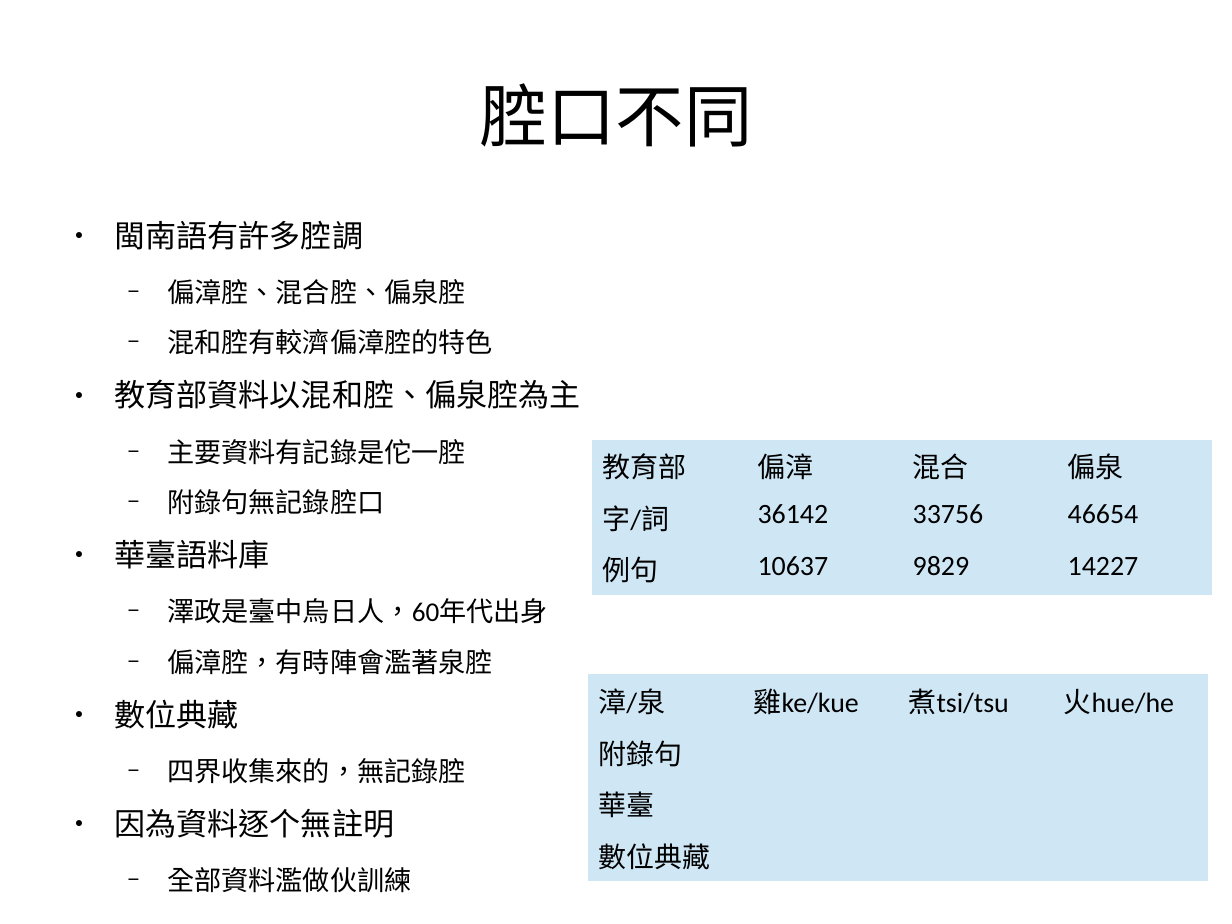
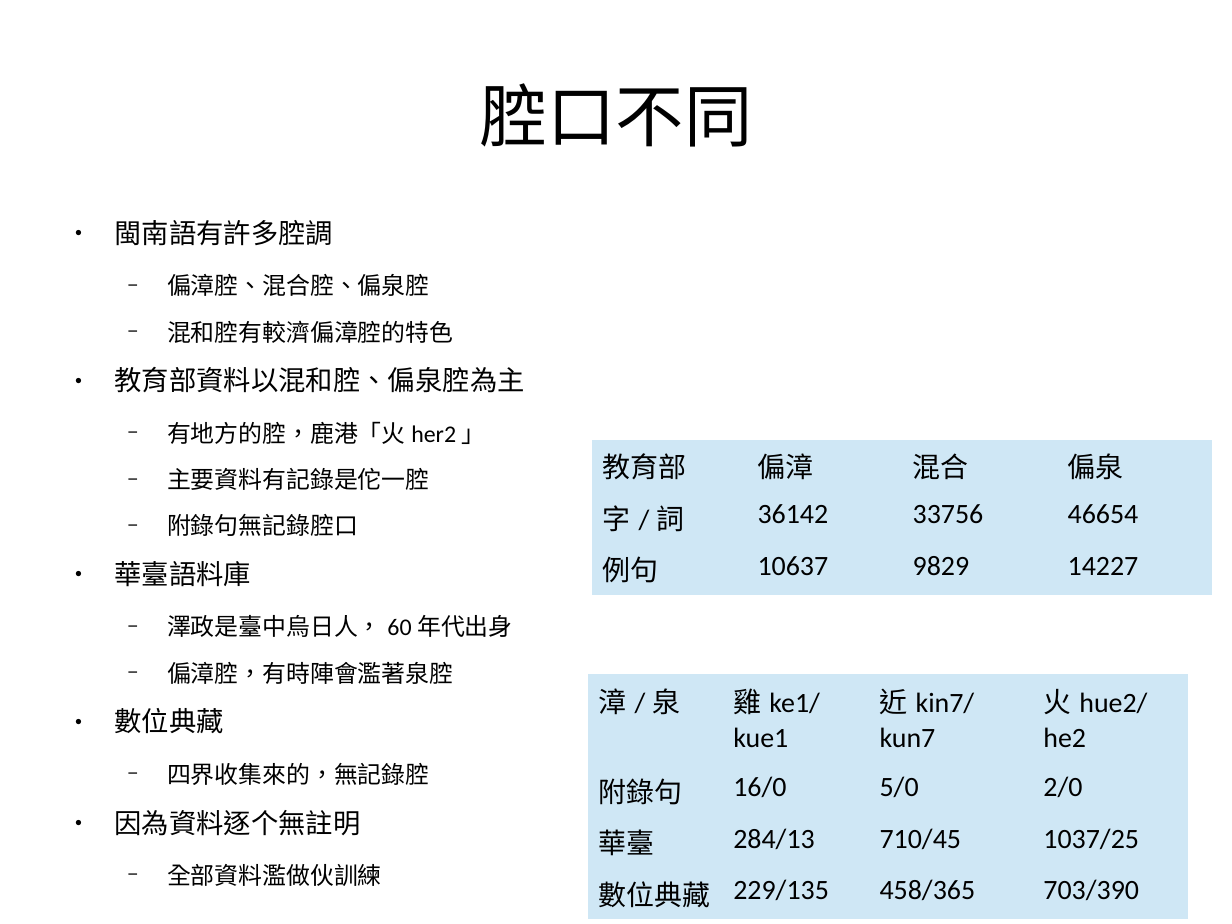
Before and after one commit to sih4sing5hong5/po3-ko3_tau5-iann2-phinn3, a slide deck: slide 18 of 翻譯報告.odp. Drawn at 1232x924 pixels with LibreOffice and Linux fonts; fonts in the diff are those of the drawing. Boxes give left, top, right and bottom in pixels: in the first picture for what was removed or moved away, otherwise in the second. Text is boxed around its words. In the diff, an @@ line names an element or a change of style, - is before the commit and + after.

Commit message:
加腔口數量 丞宏

```diff
--- a/翻譯報告.odp
+++ b/翻譯報告.odp
@@ text at [114,220,524,886]: size 20 to 17.6 pt in "閩南語有許多腔調", "教育部資料以混和腔、偏泉腔為主", "華臺語料庫", "數位典藏" and 1 more places; size 17.5 to 15.4 pt in "偏漳腔、混合腔、偏泉腔", "混和腔有較濟偏漳腔的特色", "主要資料有記錄是佗一腔", "附錄句無記錄腔口" and 4 more places @@
@@ text at [167,421,486,444]: paragraph added @@
+  − 有地方的腔，鹿港「火her2」
@@ table at [588,674,1190,912] @@
-row 1: 漳/泉 | 雞ke/kue | 煮tsi/tsu | 火hue/he
+row 1: 漳/泉 | 雞ke1/kue1 | 近kin7/kun7 | 火hue2/he2
-row 2: 附錄句 |  |  | 
+row 2: 附錄句 | 16/0 | 5/0 | 2/0
-row 3: 華臺 |  |  | 
+row 3: 華臺 | 284/13 | 710/45 | 1037/25
-row 4: 數位典藏 |  |  | 
+row 4: 數位典藏 | 229/135 | 458/365 | 703/390
@@ table: place and size @@
-table at [588,674,1210,874]
+table at [588,674,1190,912]
```
